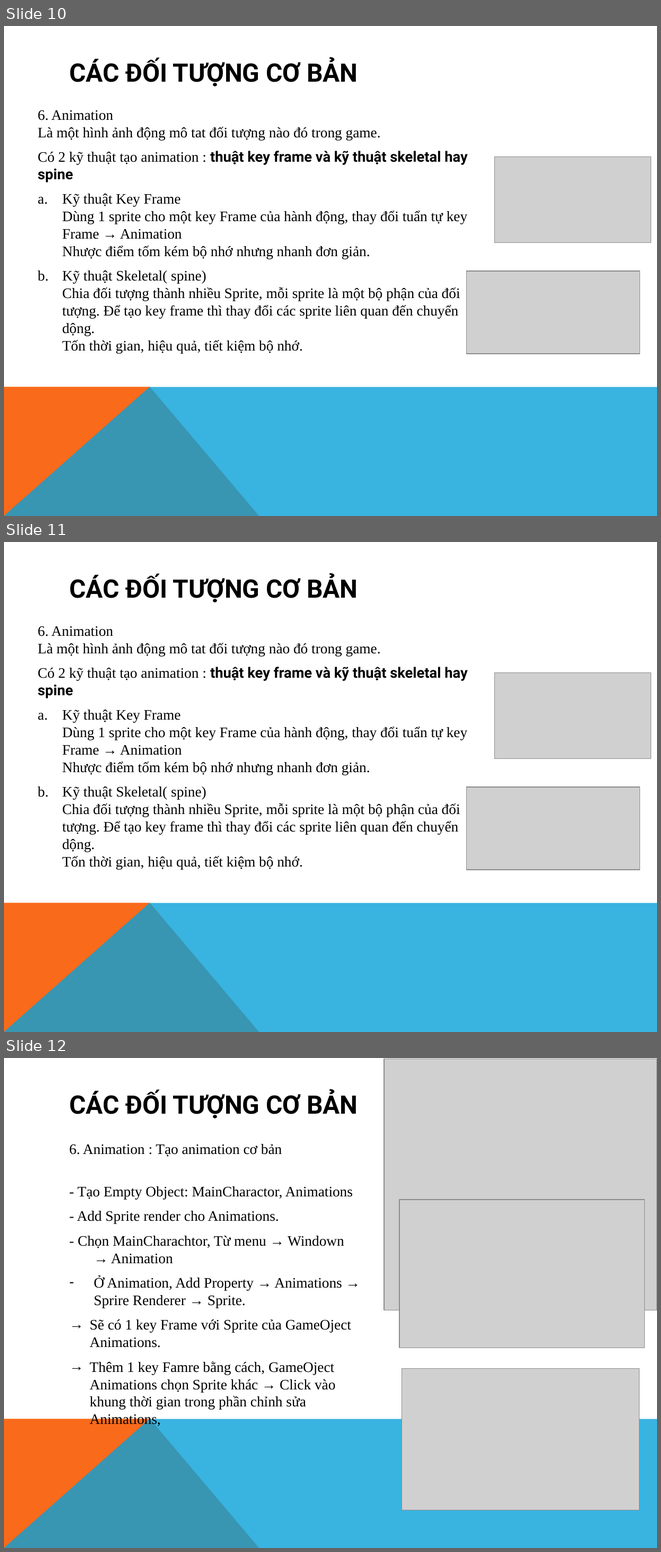
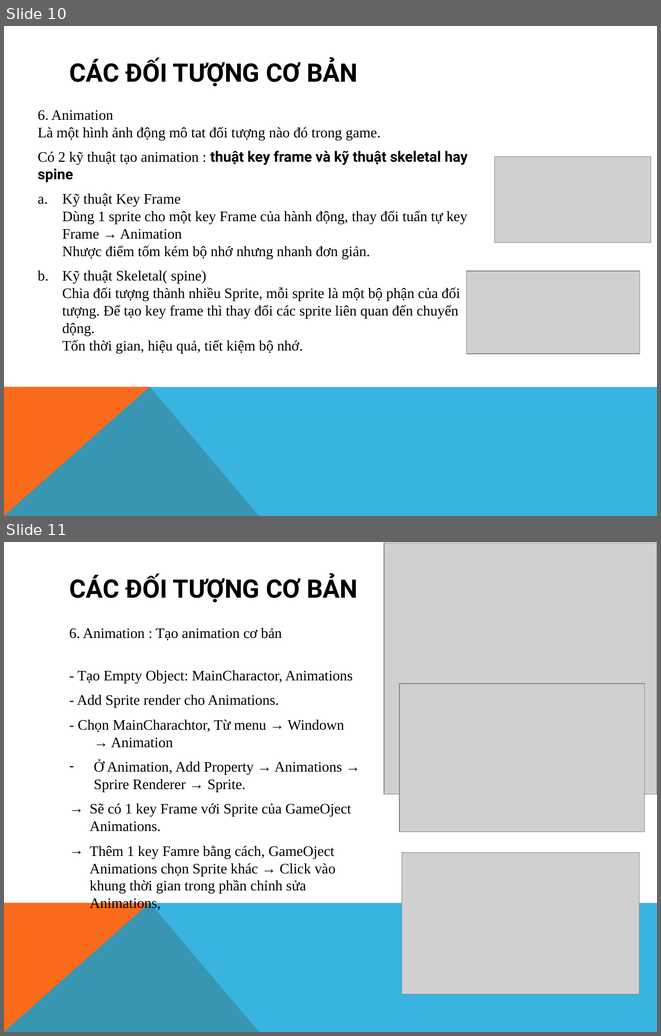
Before and after one commit to fordream/docs, a slide deck: unity/unity.pptx. Shown one above the other, each under a label of ours: slides 10, 11 and 12 before the commit, slides 10 and 11 after it. The pictures are 661x1552 and 661x1036 pixels, drawn with LibreOffice and Linux fonts; fonts in the diff are those of the drawing; grey boxes stand for pictures. Boxes give left, top, right and bottom in pixels: in the first picture for what was removed or moved away, otherwise in the second. Text is boxed around its words. In the diff, an @@ line names an element or a change of style, - is before the commit and + after.

Commit message:
add

```diff
--- a/unity/unity.pptx
+++ b/unity/unity.pptx
@@ slide 11 removed at bbox=[4, 542, 657, 1032], background #FFFFFF; not listed: 2 template elements that a slide beside it also shows @@
@@ title removed at bbox=[69, 574, 358, 602] @@
-CÁC ĐỐI TƯỢNG CƠ BẢN
@@ text removed at bbox=[38, 626, 467, 869] @@
-6. Animation
-Là một hình ảnh động mô tat đối tượng nào đó trong game.
-Có 2 kỹ thuật tạo animation : thuật key frame và kỹ thuật skeletal hay spine
-a. Kỹ thuật Key Frame
-   Dùng 1 sprite cho một key Frame của hành động, thay đổi tuẩn tự key Frame → Animation
-   Nhược điểm tốm kém bộ nhớ nhưng nhanh đơn giản.
-b. Kỹ thuật Skeletal( spine)
-   Chia đối tượng thành nhiều Sprite, mỗi sprite là một bộ phận của đối tượng. Để tạo key frame thì thay đổi các sprite liên quan đến chuyển dộng.
-   Tốn thời gian, hiệu quả, tiết kiệm bộ nhớ.
@@ picture removed at bbox=[494, 672, 651, 759] @@
@@ picture removed at bbox=[466, 787, 639, 870] @@
@@ what was slide 12 is now slide 11 @@
```
Also in this commit, not shown: 3 slides added.
